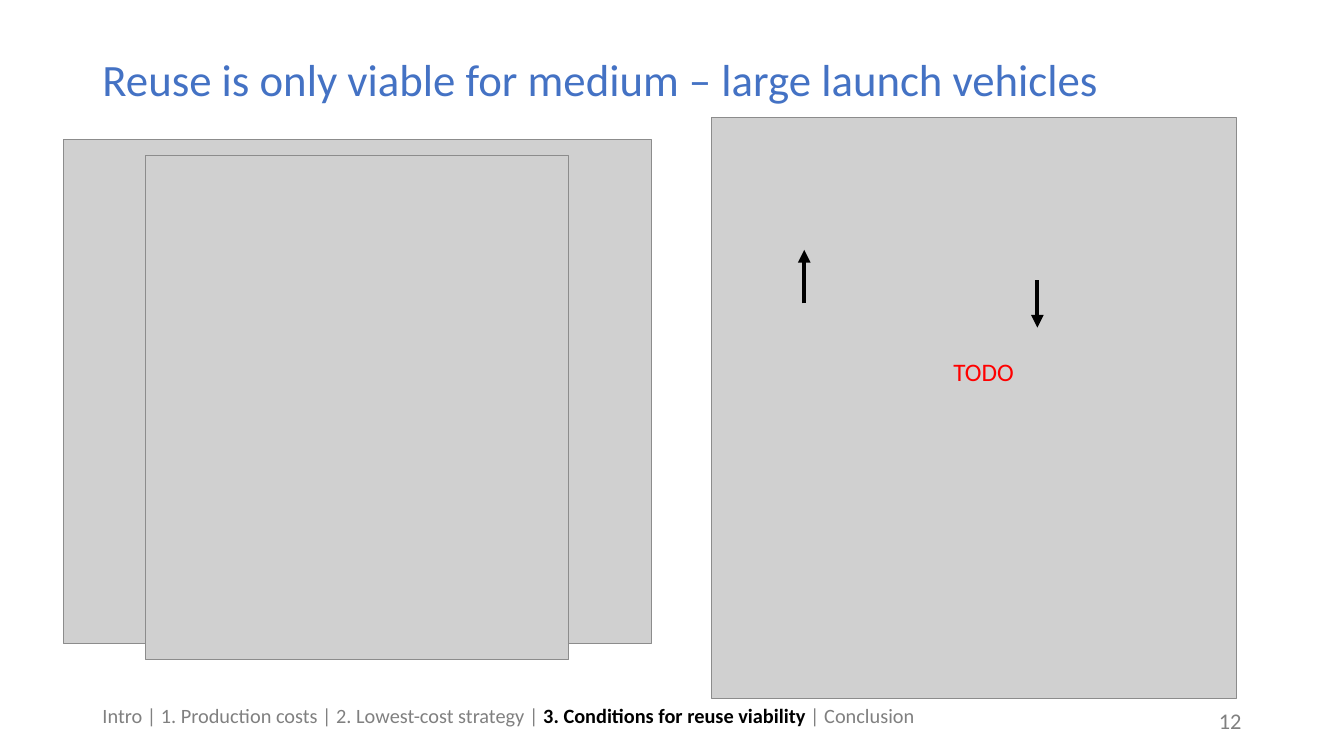
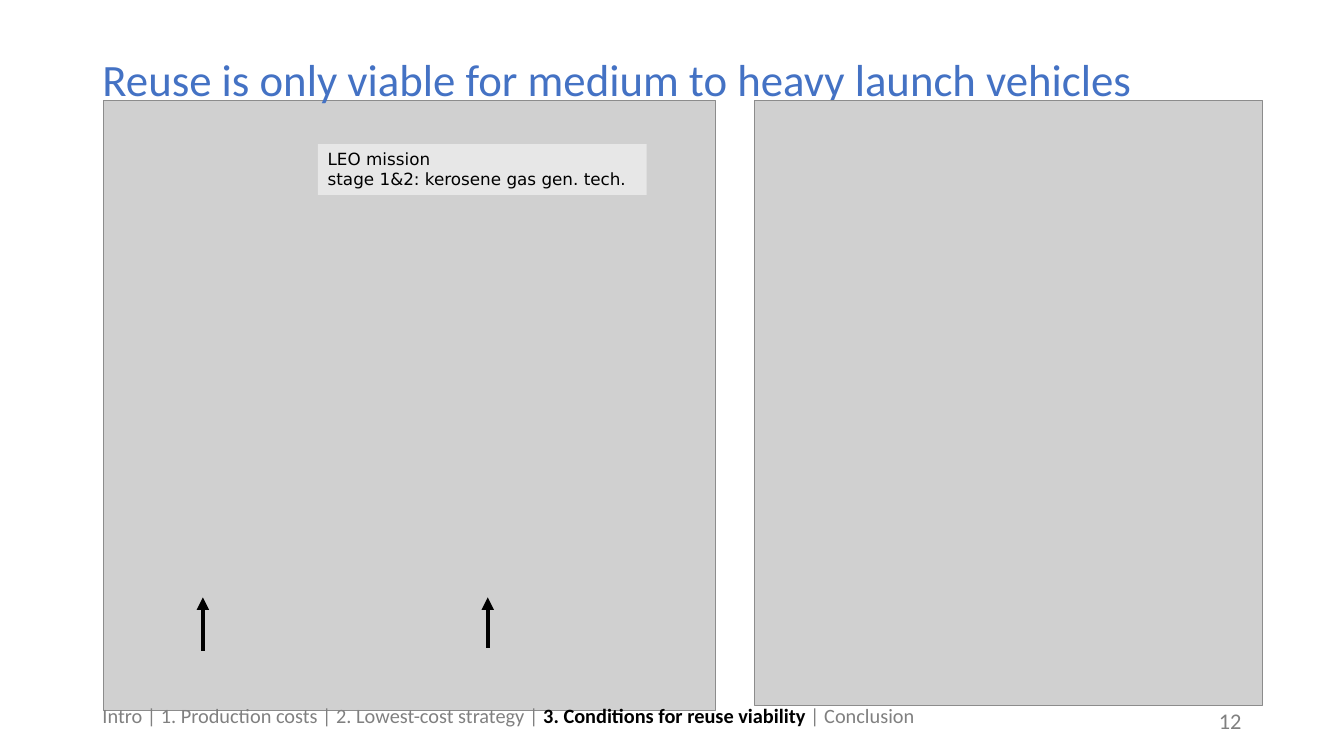
Before and after one commit to mvernacc/lvreuse, a slide deck: slide 12 of presentations/strategies_for_first_stage_reuse.pptx. Drawn at 1344x756 pixels with LibreOffice and Linux fonts; fonts in the diff are those of the drawing; grey boxes stand for pictures. Boxes give left, top, right and bottom in pixels: in the first picture for what was removed or moved away, otherwise in the second. Text is boxed around its words. In the diff, an @@ line names an element or a change of style, - is before the commit and + after.

```diff
--- a/presentations/strategies_for_first_stage_reuse.pptx
+++ b/presentations/strategies_for_first_stage_reuse.pptx
@@ title at (102,65,1131,108): text changed @@
-Reuse is only viable for medium – large launch vehicles
+Reuse is only viable for medium to heavy launch vehicles
@@ picture: place and size @@
-picture at (64,140,651,644)
+picture at (103,101,716,712)
@@ picture: place and size @@
-picture at (712,117,1236,699)
+picture at (754,101,1262,706)
@@ rectangle added at (318,144,646,195), fill #FFFFFF at 50% opacity, 12 pt, text #000000 @@
+LEO mission
+stage 1&2: kerosene gas gen. tech.
@@ picture removed at (145,156,569,660) @@
@@ text removed at (953,364,1013,381) @@
-TODO
@@ arrow moved from (805, 303) - (805, 250) to (203, 651) - (203, 598) @@
@@ arrow moved from (1037, 280) - (1037, 328) to (488, 648) - (488, 598) @@
```
Also in this commit, not shown: 1 other slide changed, 10 other files.
